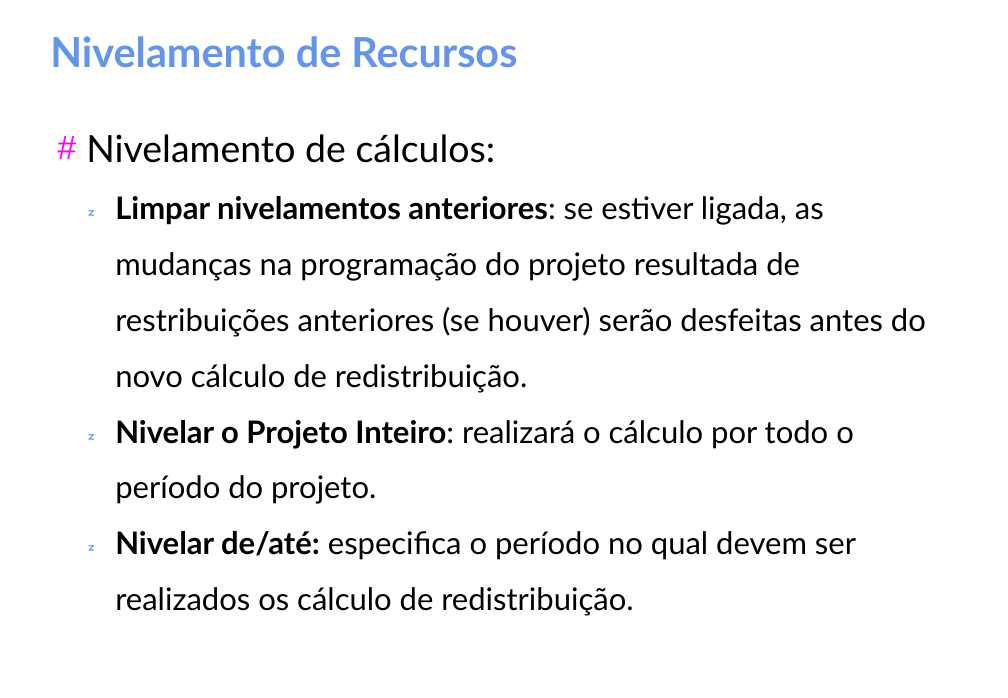
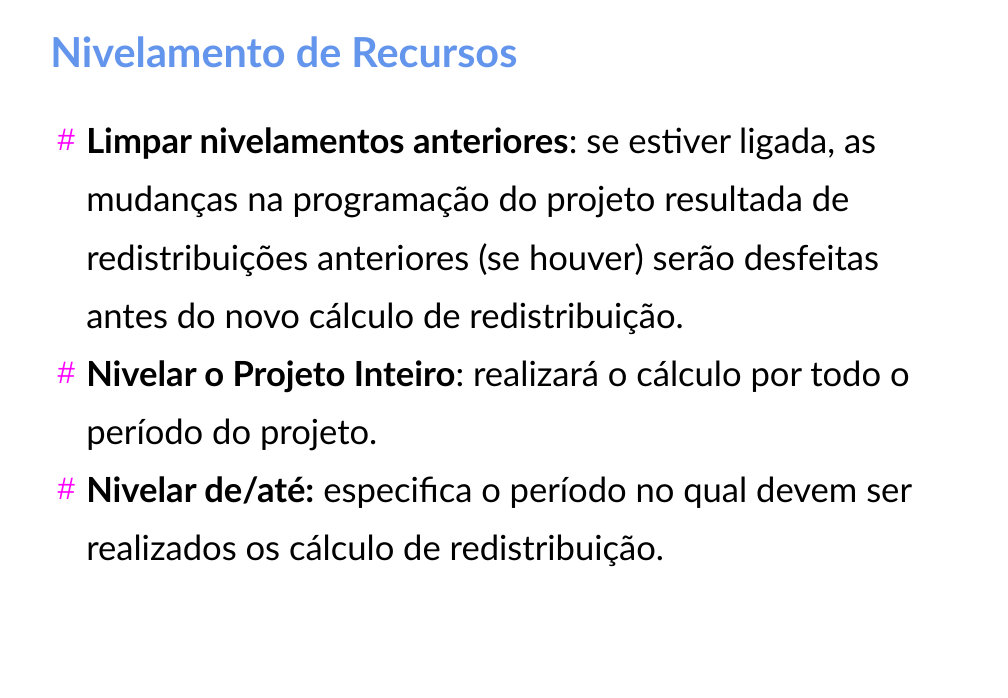
Before and after one commit to gomesluiz/gestao-de-projetos, a slide deck: slide 68 of aulas/project-aula-02.odp (slide 72 before the commit). Drawn at 1008x698 pixels with LibreOffice and Linux fonts; fonts in the diff are those of the drawing. Boxes give left, top, right and bottom in pixels: in the first picture for what was removed or moved away, otherwise in the second. Text is boxed around its words. In the diff, an @@ line names an element or a change of style, - is before the commit and + after.

```diff
--- a/aulas/project-aula-02.odp
+++ b/aulas/project-aula-02.odp
@@ text at <box>86,127,879,335</box>: text changed; size 24 to 26.8 pt @@
-# Nivelamento de cálculos:
-   Limpar nivelamentos anteriores: se estiver ligada, as mudanças na programação do projeto resultada de restribuições anteriores (se houver) serão desfeitas antes do novo cálculo de redistribuição.
+# Limpar nivelamentos anteriores: se estiver ligada, as mudanças na programação do projeto resultada de redistribuições anteriores (se houver) serão desfeitas antes do novo cálculo de redistribuição.
@@ text at <box>86,360,912,566</box>: size 24 to 26.8 pt in "Nivelar o Projeto Inteiro: realizará o cálculo ...", "Nivelar de/até: especifica o período no qual ..."; bullet  to #; list level 2 to 1 in "Nivelar o Projeto Inteiro: realizará ..."; line spacing 1.5 to 1.4; bullet colour #6495ED to #FF00FF; list level 2 to 1 in "Nivelar de/até: especifica o período ..." @@
```
Also in this commit, not shown: 31 other slides changed, 2 slides added, 13 slides removed, 3 other files.
